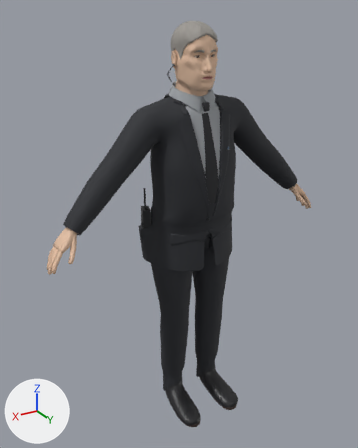
Renders of the glTF model game/assets/characters/char_npc_northgate_guard_h/char_npc_northgate_guard_h.glb from each side of a commit.
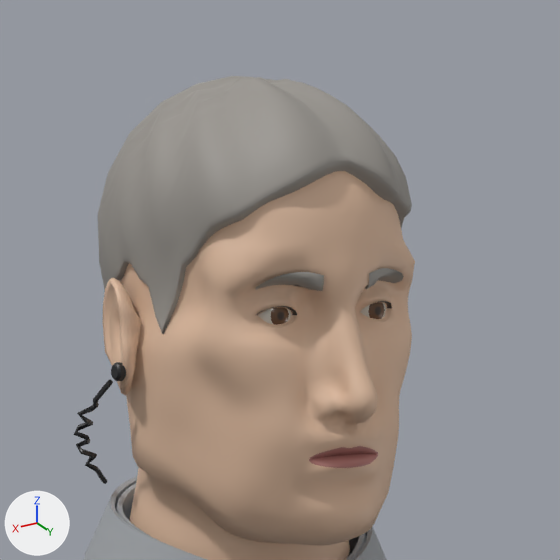
Each version is shown whole from a 50 mm lens placed at (1.108, 1.728, 1.825), pointed at (0.056, -0.024, 0.949), then close up on the part from 44% to 67% of the width and 2% to 21% of the height. The lights are fixed; the arrows at lower left show +X, +Y and +Z. The first two pictures are the older version.

Before the edit, the objects in view are built like this:
```python
me_gear = bpy.data.meshes.new('Gear')
me_gear.from_pydata(...)  # 515 vertices, 984 faces; spans x -0.097..0.224, y -0.1..0.146, z 0.934..1.637
# faces by material slot: [116, 342, 20, 60, 108, 158, 88, 92]
me_gear.materials.append(mat_m_char_button_dark)  # black #1e1e21
me_gear.materials.append(mat_m_char_cable_black)  # black #202124
me_gear.materials.append(mat_m_char_led_red)  # red #a33a35
me_gear.materials.append(mat_m_char_ng_enamel)  # dark blue #2f4e6e
me_gear.materials.append(mat_m_char_tie_black)  # black #1d1e22
me_gear.materials.append(mat_m_chrome)  # light grey #c8cacc
me_gear.materials.append(mat_m_polymer_black)  # black #26272a
me_gear.materials.append(mat_m_rubber_black)  # black #232427
me_hair = bpy.data.meshes.new('Hair')
me_hair.from_pydata(...)  # 897 vertices, 1728 faces; spans x -0.081..0.081, y -0.118..0.088, z 1.61..1.79
me_hair.materials.append(mat_m_char_hair_grey)  # grey #9a9690
me_outfit = bpy.data.meshes.new('Outfit')
me_outfit.from_pydata(...)  # 8241 vertices, 14934 faces; spans x -0.59..0.59, y -0.16..0.23, z 0.0..1.56
# faces by material slot: [2404, 1800, 9850, 176, 384, 320]
me_outfit.materials.append(mat_m_char_ng_shirt)  # grey #9ea2a6
me_outfit.materials.append(mat_m_char_shoe_black)  # black #1f1f22
me_outfit.materials.append(mat_m_char_suit_dark)  # dark grey #2a2c31
me_outfit.materials.append(mat_m_char_tie_black)  # black #1d1e22
me_outfit.materials.append(mat_m_leather_dark)  # brown #3a2a22
me_outfit.materials.append(mat_m_rubber_black)  # black #232427
ob_gear = bpy.data.objects.new('Gear', me_gear)
ob_gear.location = (0.0, 0.0, 0.0)
ob_hair = bpy.data.objects.new('Hair', me_hair)
ob_hair.location = (0.0, 0.0, 0.0)
ob_outfit = bpy.data.objects.new('Outfit', me_outfit)
ob_outfit.location = (0.0, 0.0, 0.0)
# also in view: 'Body' at (0.0, 0.002, 1.301)
```
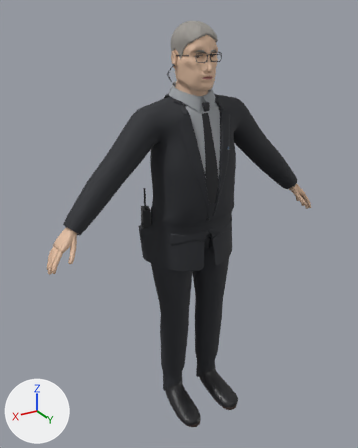
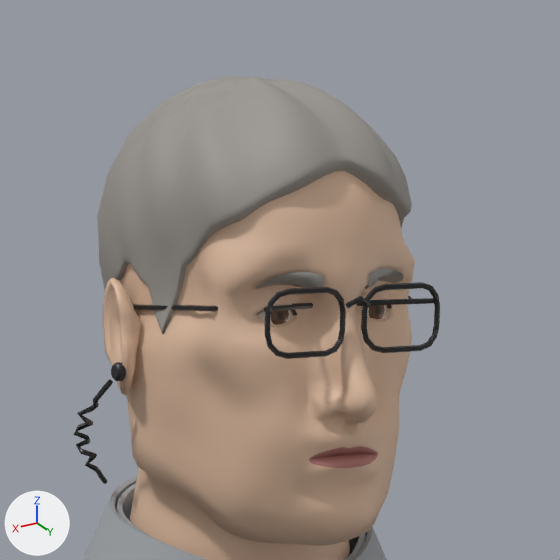
What differs and where, as boxes [x1, y1, x2, y2] in the close-ups (560 x 560 px):
```json
{"object": "Headwear", "change": "added", "after": [133, 282, 440, 359], "on screen": "black"}
```

Scene script edits in JSON lines:
```json
{"op": "add", "block": "me_headwear", "code": ["me_headwear = bpy.data.meshes.new('Headwear')", "me_headwear.from_pydata(...)  # 265 vertices, 498 faces; spans x -0.079..0.078, y -0.028..0.109, z 1.64..1.683", "me_headwear.materials.append(mat_m_char_button_dark)  # black #1e1e21"]}
{"op": "add", "block": "ob_headwear", "code": ["ob_headwear = bpy.data.objects.new('Headwear', me_headwear)", "ob_headwear.location = (0.0, 0.0, 0.0)"]}
```
